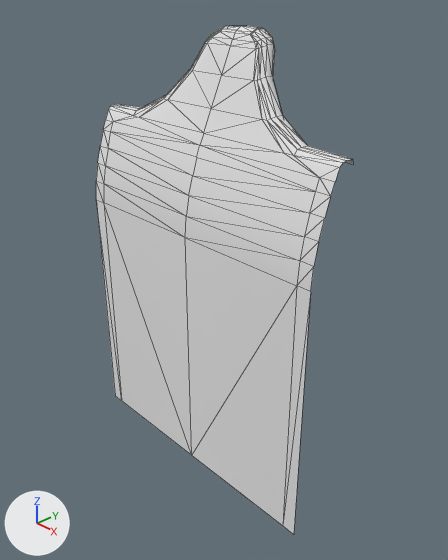
An edit to the Blender file assets/grid_teeth.blend, drawn before and after from the same camera.
Rendered twice from a camera (50 mm lens) standing at (0.00195, -0.0016, 0.00225) and looking at (0.00012, 0.00012, 0.00102). The lights are fixed; the arrows at lower left show +X, +Y and +Z. Mesh edges are drawn as thin lines.

Objects in the first picture: 'wta_tooth_smooth'.
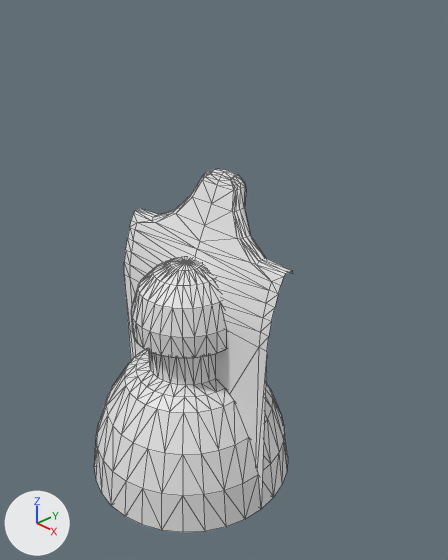
The change in detail:
me_circle_001 is used by ob_tip_wta; location (0.0, 0.0, 0.000543); scale (0.00228, 0.00228, 0.00228).
me_circle_001 had 417 vertices, 417 faces and spanned x -0.44..0.44, y -0.44..0.44, z -0.22..0.759.
me_circle_001 now has 449 vertices, 449 faces and spans x -0.44..0.44, y -0.44..0.44, z 0.0..0.975.
me_circle_001 part 1: 417 vertices removed from x -0.44..0.44, y -0.44..0.44, z -0.22..0.759; 449 vertices added at x -0.44..0.44, y -0.44..0.44, z 0.0..0.975.
Object 'tip_wta' (ob_tip_wta) moves from (0.0, 0.0, 0.000543) to (0.0, 0.0, 0.0).
Object 'tip_wta' (ob_tip_wta) is rescaled from (0.00228, 0.00228, 0.00228) to (0.00114, 0.00114, 0.00114).
Object 'tip_wta' (ob_tip_wta) is now shown.
Object 'wta_tooth_smooth' (ob_wta_tooth_smooth) is rescaled from (0.11, 0.11, 0.11) to (0.0784, 0.0784, 0.0784).

Boxes [x1, y1, x2, y2] around the edits, measured in the pictures (448 x 560 px):
'wta_tooth_smooth', rescaled (34% narrower, 34% shorter)
    before: [96, 26, 353, 534]
    after: [124, 169, 293, 505]
'tip_wta', shown
    after: [94, 257, 288, 532]
